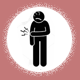
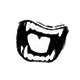
Before/after of a 80×80 layered artwork. What changed in the layer stack:
hid "Weakness" over [17, 10, 55, 70]
added layer "Calque 3" in group "Blessings" over [14, 18, 69, 64]
hid "Calque 2" over [0, 0, 80, 80]
